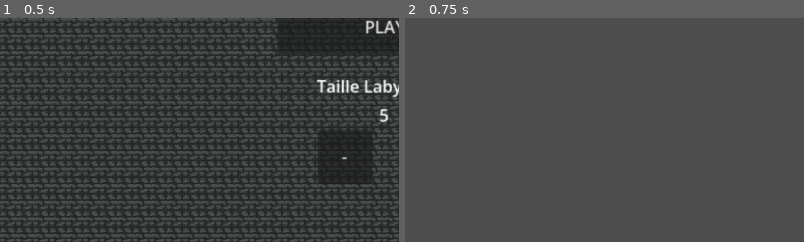
Above: before the commit, frames 1-2 (left to right).
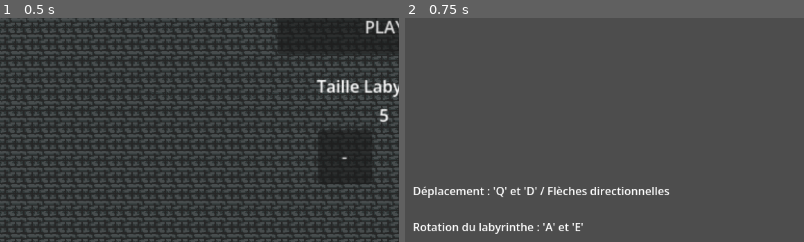
Above: after the commit, the same moments.

Repository: RomanHlt/gameJamInsash
Game: Godot game, scene res://Nodes/main.tscn
Same seed, same stepped clock (60 frames per second), same inputs: the game is played once before the commit and once after it. The engine's default icon, where the game draws it, is replaced by a stand-in: a white triangle on a blue panel in a dark square.
Inputs:
- Up to frame 1 (0.5 s): no input
- Up to frame 2 (0.75 s): click "PLAY" at 0.5 s
The pictures show only the part of the screen within x 2-52%, y 46-96%; the shares and areas given below are measured in that part.

Frame 1 is identical in both runs. In frame 2, 1.9% of the frame differs, in the area x 2-67%, y 75-97%.

Commit message:
commandes

Diff:
--- a/Nodes/map.gd
+++ b/Nodes/map.gd
@@ -2,6 +2,7 @@
 
 @export var generateur : Control
 @export var n : int = 5
+@export var commandes : CanvasLayer
 
 var seed :int =0;
 var plan = []
--- a/Nodes/map.tscn
+++ b/Nodes/map.tscn
@@ -233,8 +233,9 @@
 [sub_resource type="TileSet" id="TileSet_u6qu4"]
 sources/2 = SubResource("TileSetAtlasSource_u6qu4")
 
-[node name="Map" type="Node2D" unique_id=351992275 node_paths=PackedStringArray("player", "front", "back")]
+[node name="Map" type="Node2D" unique_id=351992275 node_paths=PackedStringArray("commandes", "player", "front", "back")]
 script = ExtResource("1_04a3l")
+commandes = NodePath("Commandes")
 player = NodePath("Player")
 front = NodePath("View_front")
 back = NodePath("View_back")
@@ -289,3 +290,15 @@
 tile_set = SubResource("TileSet_u6qu4")
 script = ExtResource("3_mb55k")
 map = NodePath("../../..")
+
+[node name="Commandes" type="CanvasLayer" parent="." unique_id=686831808]
+visible = false
+
+[node name="Label" type="Label" parent="Commandes" unique_id=1249009155]
+offset_left = 33.0
+offset_top = 535.0
+offset_right = 408.0
+offset_bottom = 610.0
+text = "Déplacement : 'Q' et 'D' / Flèches directionnelles
+
+Rotation du labyrinthe : 'A' et 'E'"
--- a/Scripts/main.gd
+++ b/Scripts/main.gd
@@ -9,6 +9,7 @@
 func play():
 	$Map.generate()
 	$Map.show()
+	$Map.commandes.show()
 	$Accueil.hide()
 
 func credits():
@@ -32,6 +33,7 @@
 
 func win():
 	$Map.hide()
+	$Map.commandes.hide()
 	$Victoire.show()
 	await get_tree().create_timer(5).timeout
 	$Victoire.hide()
